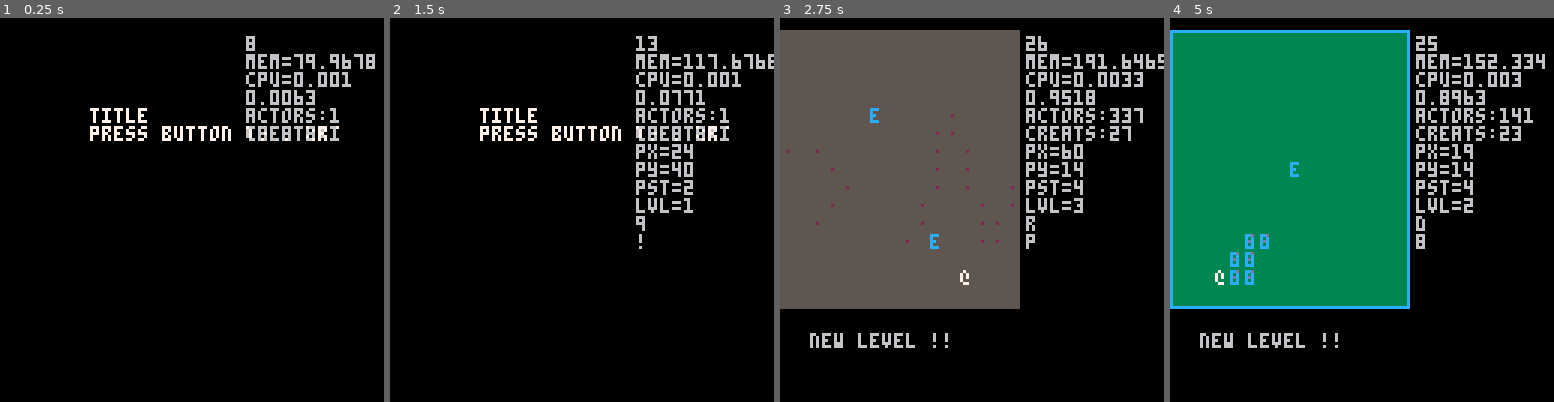
Above: before the commit, frames 1-4 (left to right).
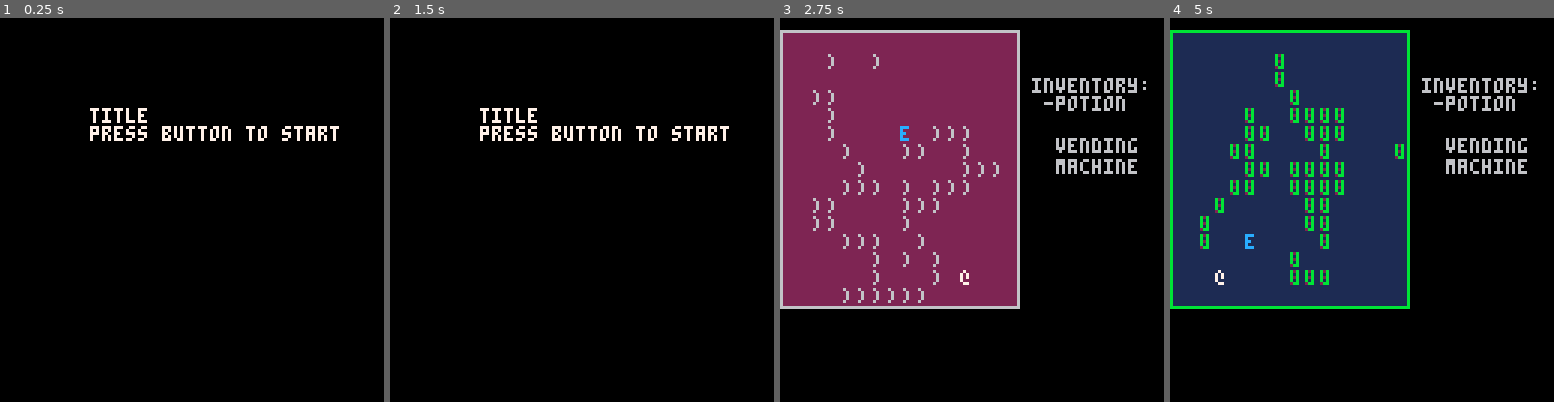
Above: after the commit, the same moments.

Repository: arnodick/castle
Game: PICO-8 cartridge castle.p8
Two runs of this game, one before a commit and one after it. Both use one fixed random seed, a clock stepped at 60 frames per second and the inputs below.
Inputs:
- Up to frame 1 (0.25 s): no input
- Up to frame 2 (1.5 s): tap X (X key) at 0.33, 1.07 s; tap O (Z key) at 0.7 s
- Up to frame 3 (2.75 s): hold Right 1.6-2.1 s; tap O (Z key) at 1.7, 2.1, 2.5 s; tap X (X key) at 1.85 s; hold Up 2.15-2.42 s; hold Right from 2.47 s (still down)
- Up to frame 4 (5 s): tap O (Z key) every 0.4 s from 2.9 to 4.9 s; tap X (X key) at 2.97, 4.08 s; release Right at 3.03 s; hold Left 3.08-3.58 s; hold Down 3.63-3.97 s; hold Right 4.02-4.68 s; hold Up from 4.73 s (still down)

The runs differ from the first frame. In frame 1, 2.3% of the frame differs, in the area x 64-98%, y 4-33%; in frame 2, 3.4%; in frame 3, 51%; in frame 4, 51%, in the area x 0-98%, y 3-86%.

Commit message:
something

Diff:
--- a/castle.p8
+++ b/castle.p8
@@ -4,7 +4,7 @@
 --cash castle
 --by ashley pringle
 
-debug=true
+debug=false
 debug_l={}
 debug_l[4]=0
 
@@ -116,6 +116,7 @@
  species[20]="gull"
 	species[21]="manticore"
 	species[22]="bro"
+	species[22]="zorse"
 
 	places={}
 	places[1]="marsh"
@@ -165,13 +166,10 @@
 		as[2][a].pn=#pronouns if rnd(1)<=0.5 then as[2][a].pn=flr(rnd(#pronouns))+1 end
 		as[2][a].sp=flr(rnd(#species))+1
 		as[2][a].fe=flr(rnd(#feelings))+1
-
---		as[2][a].status="thing"
 	end
 	--enemy attributes
 	for a=1,4 do
 		as[3][a].ch=6  as[3][a].c=12 as[3][a].m=2
---		as[3][a].status="sorze"
 		as[3][a].ad=flr(rnd(#adjective))+1
 		as[3][a].pn=#pronouns if rnd(1)<=0.5 then as[2][a].pn=flr(rnd(#pronouns))+1 end
 		as[3][a].sp=flr(rnd(#species))+1
@@ -195,8 +193,6 @@
 			style.pn=as[a][b].pn
 			style.sp=as[a][b].sp
 			style.fe=as[a][b].fe
---			style.m=as[a][b].m
---			style.status=as[a][b].status
 			if a==2 then
 				style.ch2=sub(chars,as[a][b].ch2,as[a][b].ch2)
 				style.c2=as[a][b].c2
@@ -209,10 +205,8 @@
 
 function rooms_i(sa)
 	rooms={}
---	roomspawns={}
 	for b=0,3 do
 		rooms[b]={}
---		roomspawns[b]=true
 		for a=0,sa*sa-1 do
 			rooms[b][a]=flr(rnd(8))
 		end
@@ -269,48 +263,29 @@
 	a.secy=flr(a.y/sector_s)*sector_s*cellh
 	a.shakex=0
 	a.shakey=0
---	a.status={}
---	a.status[1]="thing"
 	if a.t==3 or a.t==1 then
 		a.attack=0
 		a.attackdir=0
 		a.attackpwr=3
 		a.hit=0
-		--a.status[1]="zorse"
 		add(actors.creatures,a)
 	end
 	if a.t==1 then
 		a.steps=0
 		a.attackpwr=2
---		a.ad=flr(rnd(#adjective))+1
-		--a="" if rnd(1)>=0.5 then a.pn=pronouns[flr(rnd(#pronouns))+1].."-" end
---		a.pn=#pronouns if rnd(1)<=0.5 then a.pn=flr(rnd(#pronouns))+1 end
-		--a.de=" a "..adjective[n].. " "..a.pn..species[flr(rnd(#species)+1)]
---		a.sp=flr(rnd(#species))+1
---		a.fe=flr(rnd(#feelings))+1
---		a.target={}
 		a.target=nil
-
-		--n=flr(rnd(#adjective))+1
-		--a.status={}
-		--a.status[1]="you are:"
-		--a.status[2]=a.de
-		--a.status[3]=" in a "..adjective[n].." "..places[flr(rnd(#places))+1]
-		--a.status[4]=" feeling *"..feelings[a.fe].."*"
-		--del(adjective,adjective[n])
 	end
 	add(actors,a)
 	return a
 end
 
-function makemenu(x,y,w,h,me)
+function makemenu(x,y,w,h)
 	m={}
 	m.x=x
 	m.y=y
 	m.w=w
 	m.h=h
-	local mess={}
-	m.me=mess
+	m.me={}
 	add(menus,m)
 end
 
@@ -386,12 +361,8 @@
 
 function colactor(a,d,t)
 	local dire=direction(d)
-	--gotta put this where it chec pos!
-	--if t.t!=2 then
-		if t!=a then
+	if t!=a then
 		if a.x+dire[1]==t.x and a.y+dire[2]==t.y then
-			--if a.t==1 then
-			--a.target=t.status --end
 			sfx(0)
 			for b=1,2 do
 				if dire[b]!=0 then a.attackdir=b end
@@ -404,23 +375,18 @@
 				sfx(1)
 				room[t.x][t.y]=0
 				if t==p then
---					roomspawns[level]=false
 					players[1]=nil
 				end
 				del(actors,t)
 				del(actors.creatures,t)
 			end
 		end
-		end
-	--end
+	end
 end
 
 function moveactor(a,d)
 	if d!=0 then
-		local dire=direction(d)
-
-		dire=actoroob(a,dire)
-
+		local dire=actoroob(a,direction(d))
 		if room[a.x+dire[1]][a.y+dire[2]]==0 then
 			room[a.x][a.y]=0
 			a.x+=dire[1] a.y+=dire[2]
@@ -449,29 +415,26 @@
 end
 
 function domenu(m)
+	m.me={}
 	if btnp(4) then
 		if debug then
-			m.me={}
 			m.me[1]="new level !!"
 		end
+	elseif players[1]==nil then
+		m.me[1]="you are dead!"
 	elseif btn() then
 		if p.target!=nil then
-			m.me={}
 			m.me[1]="you face:"
 			m.me[2]=" a "..species[actortypes[p.target][level+1].sp]
 		else
 			local n=flr(rnd(#adjective))+1
 			local ty=actortypes[p.t][level+1]
-			m.me={}
 			m.me[1]="you are:"
 			m.me[2]=" a "..adjective[ty.ad].." "..pronouns[ty.pn]..species[ty.sp]
 			m.me[3]=" in a "..adjective[n].." "..places[flr(rnd(#places))+1]
 			m.me[4]=" feeling *"..feelings[ty.fe].."*"
 		end
 	end
-
---	m.x=m.x+cam[1]
---	m.y=m.y+cam[2]
 end
 
 function shakeactor(a)
@@ -523,13 +486,7 @@
 			p=players[1]
 			add(actors,p)
 			add(actors.creatures,p)
-		--else
-		--	p=makeactor(1,flr(rnd(room_w))+1,flr(rnd(room_w))+1)
-		--	add(players,p)
-		end
-		--if roomspawns[level] then
-		--	p=players[1]
-		--end
+		end
 		if p!=nil then
 		cam[1]=flr(p.x/sector_s)*sector_s*cellw
 		cam[2]=flr(p.y/sector_s)*sector_s*cellh
@@ -538,7 +495,7 @@
 		local n=flr(rnd(#adjective))+1
 		if p!=nil then
 
-			makemenu(10,105,120,20,p.status)
+			makemenu(10,105,120,20)
 		end
 		--del(adjective,adjective[n])
 	end
@@ -575,7 +532,6 @@
 			state=0
 			state_i(state)
 		end
---		foreach(menus,domenu)
 	end
 
 	camera(cam[1],cam[2])
@@ -592,9 +548,9 @@
 		rectfill(cam[1],-2+cellh+cam[2],16*cellw-1+cam[1],16*cellh+cam[2],level+levelc)
 		foreach(actors,drawactor)
 		rect(cam[1],-2+cellh+cam[2],16*cellw-1+cam[1],16*cellh+cam[2])
-		--print("inventory:\n -potion",cam[1]+84,cam[2]+20,6)
-		--print("  vending",cam[1]+84,cam[2]+40,6)
-		--print("  machine",cam[1]+84,cam[2]+47,6)
+		print("inventory:\n -potion",cam[1]+84,cam[2]+20,6)
+		print("  vending",cam[1]+84,cam[2]+40,6)
+		print("  machine",cam[1]+84,cam[2]+47,6)
 		foreach(menus,drawmenu)
 	end
 --		if debug then print(xs,16*cellw+cellw,16*cellh+cellh) end
